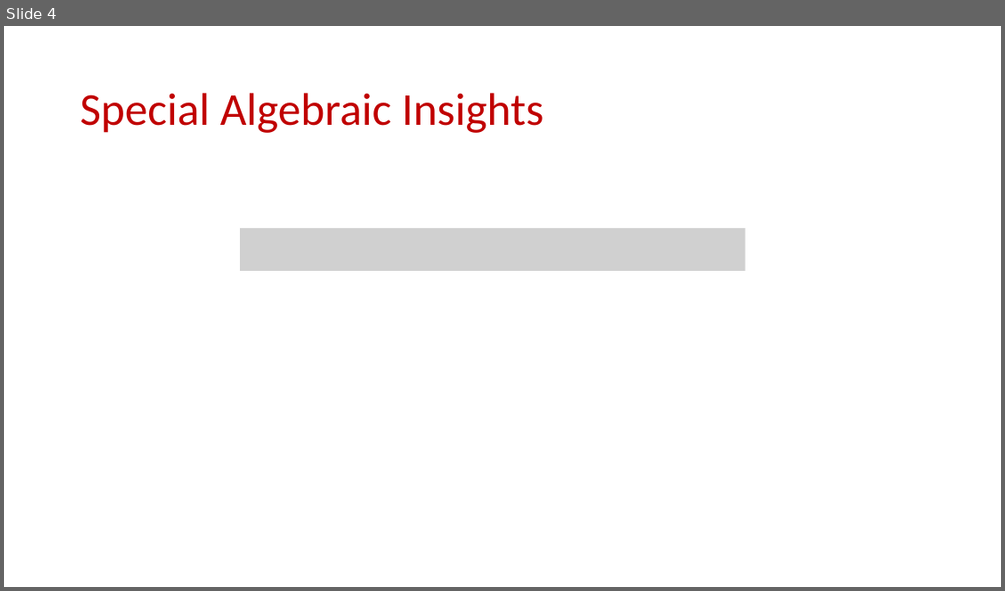
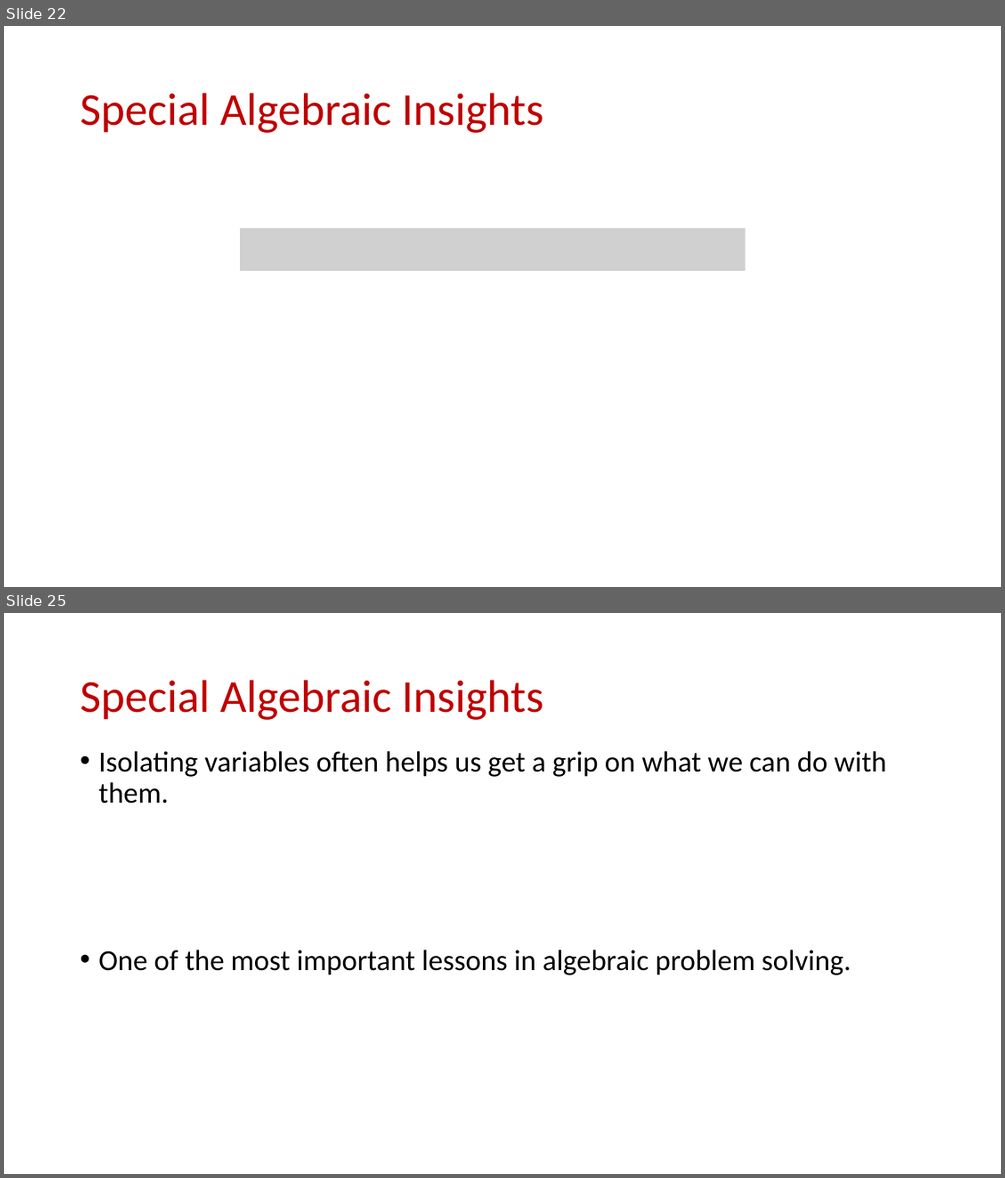
Before and after one commit to samsonzhou/samsonzhou.github.io, a slide deck: TAMU-math-circle/L1.pptx. Shown one above the other, each under a label of ours: slide 4 before the commit, slides 22 and 25 after it; the slides between them are not shown. The pictures are 1005x591 and 1005x1178 pixels, drawn with LibreOffice and Linux fonts; fonts in the diff are those of the drawing; grey boxes stand for pictures. Boxes give left, top, right and bottom in pixels: in the first picture for what was removed or moved away, otherwise in the second. Text is boxed around its words. In the diff, an @@ line names an element or a change of style, - is before the commit and + after.

```diff
--- a/TAMU-math-circle/L1.pptx
+++ b/TAMU-math-circle/L1.pptx
@@ slide 25 added at (4, 613, 1001, 1174), background #FFFFFF @@
@@ title added at (80, 680, 544, 720), 44 pt, text #C00000 @@
+Special Algebraic Insights
@@ text added at (98, 751, 887, 975), 28 pt, text #000000 @@
+• Isolating variables often helps us get a grip on what we can do with them.
+• One of the most important lessons in algebraic problem solving.
@@ what was slide 4 is now slide 22 @@
```
Also in this commit, not shown: 7 slides changed, 53 other slides added, 3 other files.
